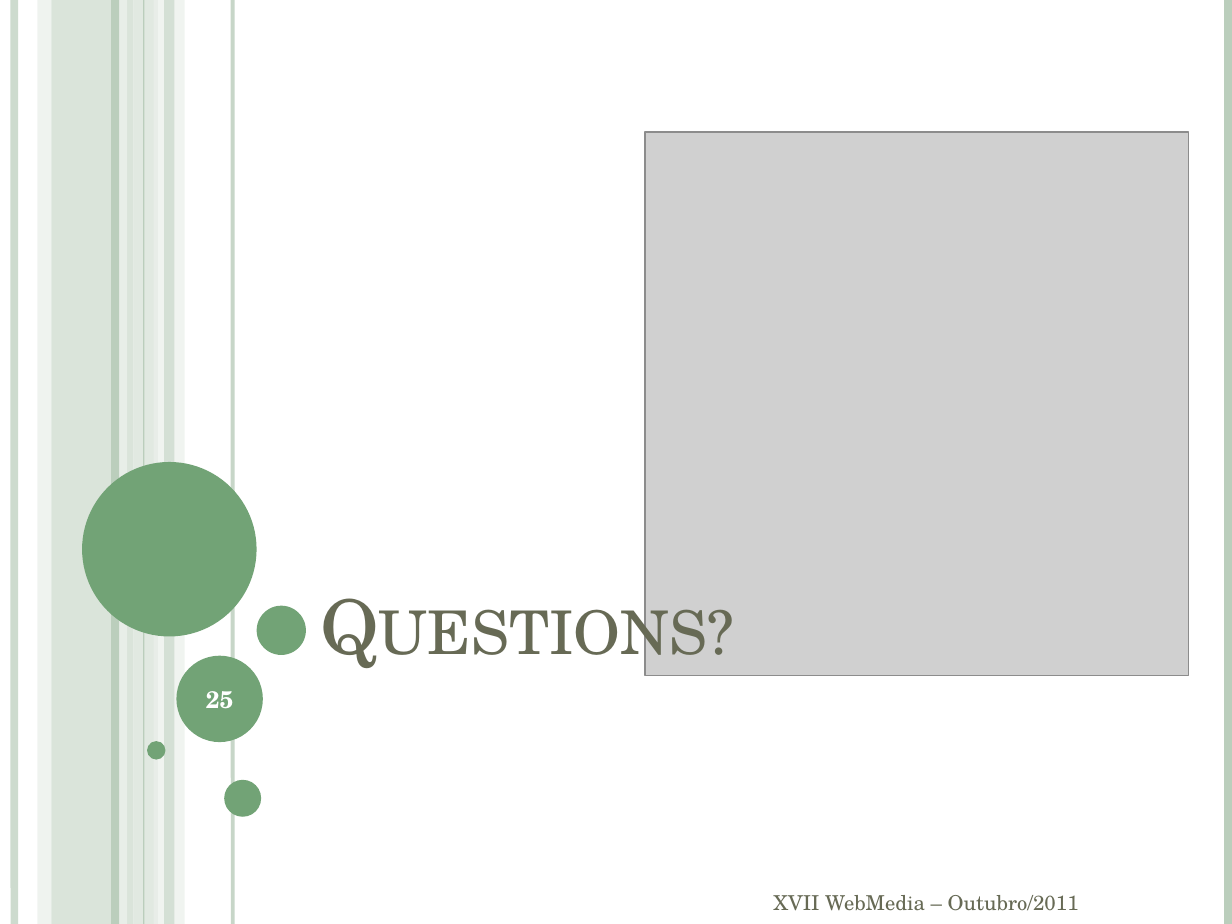
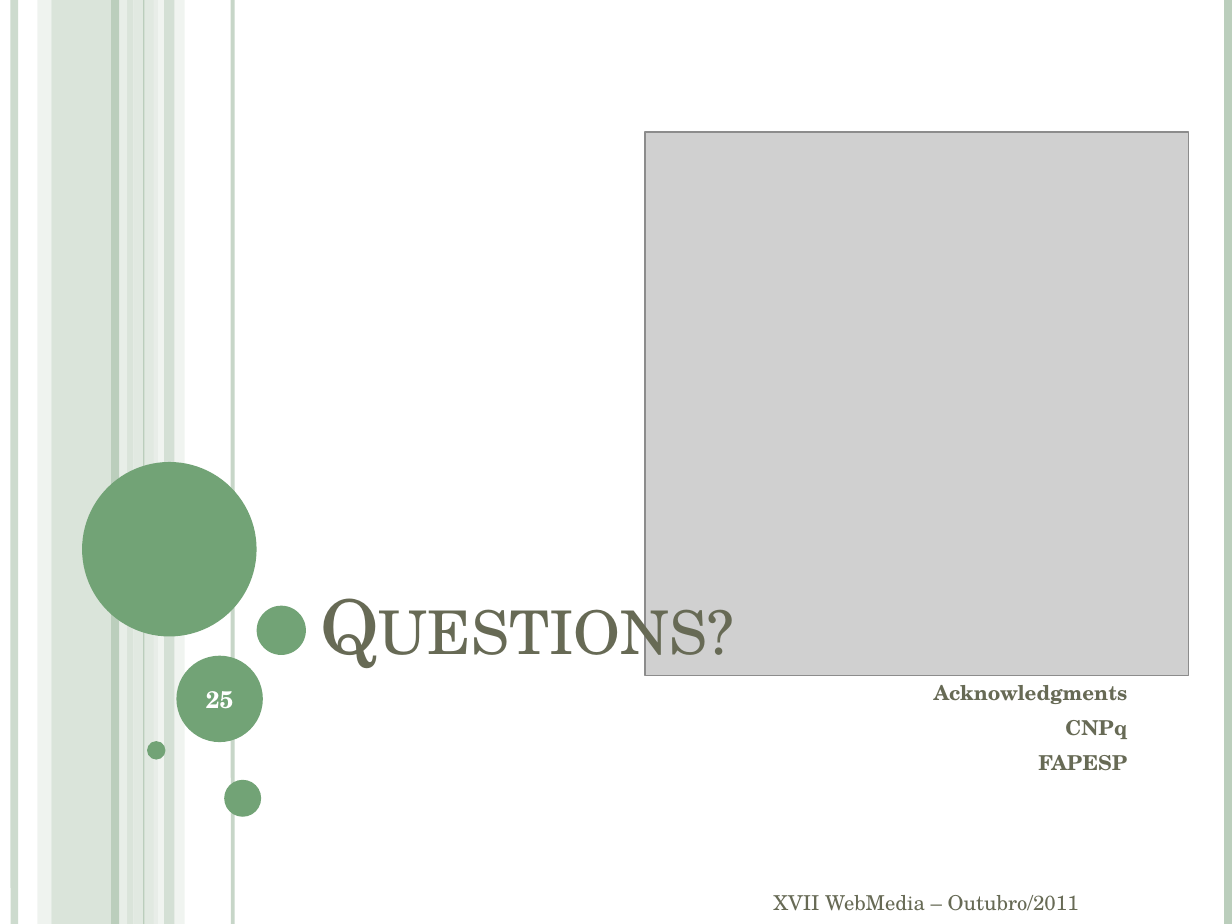
Before and after one commit to andrecurvello/tests-zingarelli, a slide deck: slide 25 of 1-Meus-Artigos/WebMedia11/apresentaçãoEN.pptx. Drawn at 1232x924 pixels with LibreOffice and Linux fonts; fonts in the diff are those of the drawing; grey boxes stand for pictures. Boxes give left, top, right and bottom in pixels: in the first picture for what was removed or moved away, otherwise in the second. Text is boxed around its words. In the diff, an @@ line names an element or a change of style, - is before the commit and + after.

```diff
--- a/1-Meus-Artigos/WebMedia11/apresentaçãoEN.pptx
+++ b/1-Meus-Artigos/WebMedia11/apresentaçãoEN.pptx
@@ subtitle added at box(934, 685, 1128, 771), 12 pt, text #676A55, bold @@
+Acknowledgments
+CNPq
+FAPESP
```
Also in this commit, not shown: 1 other file.
